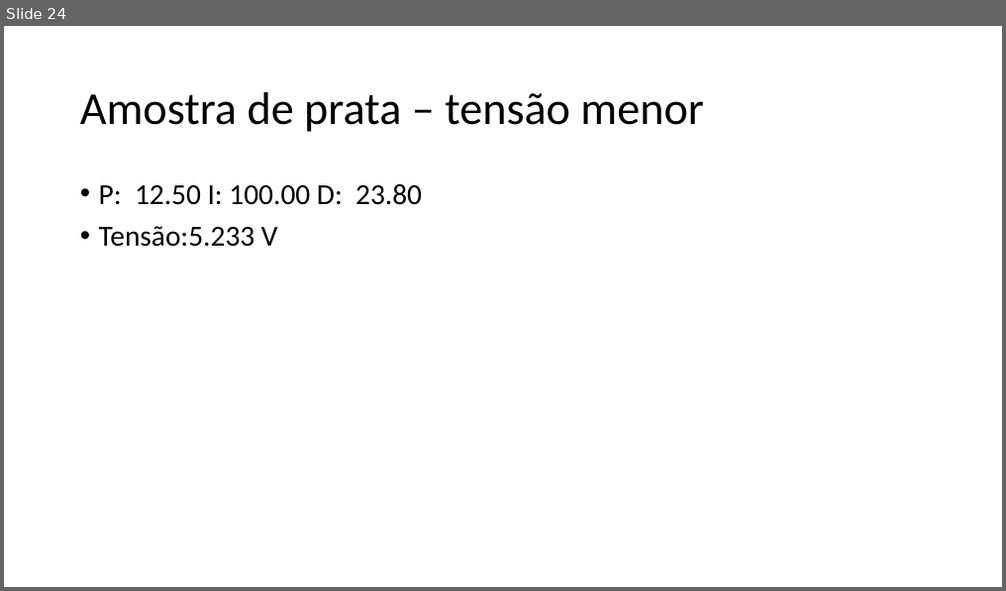
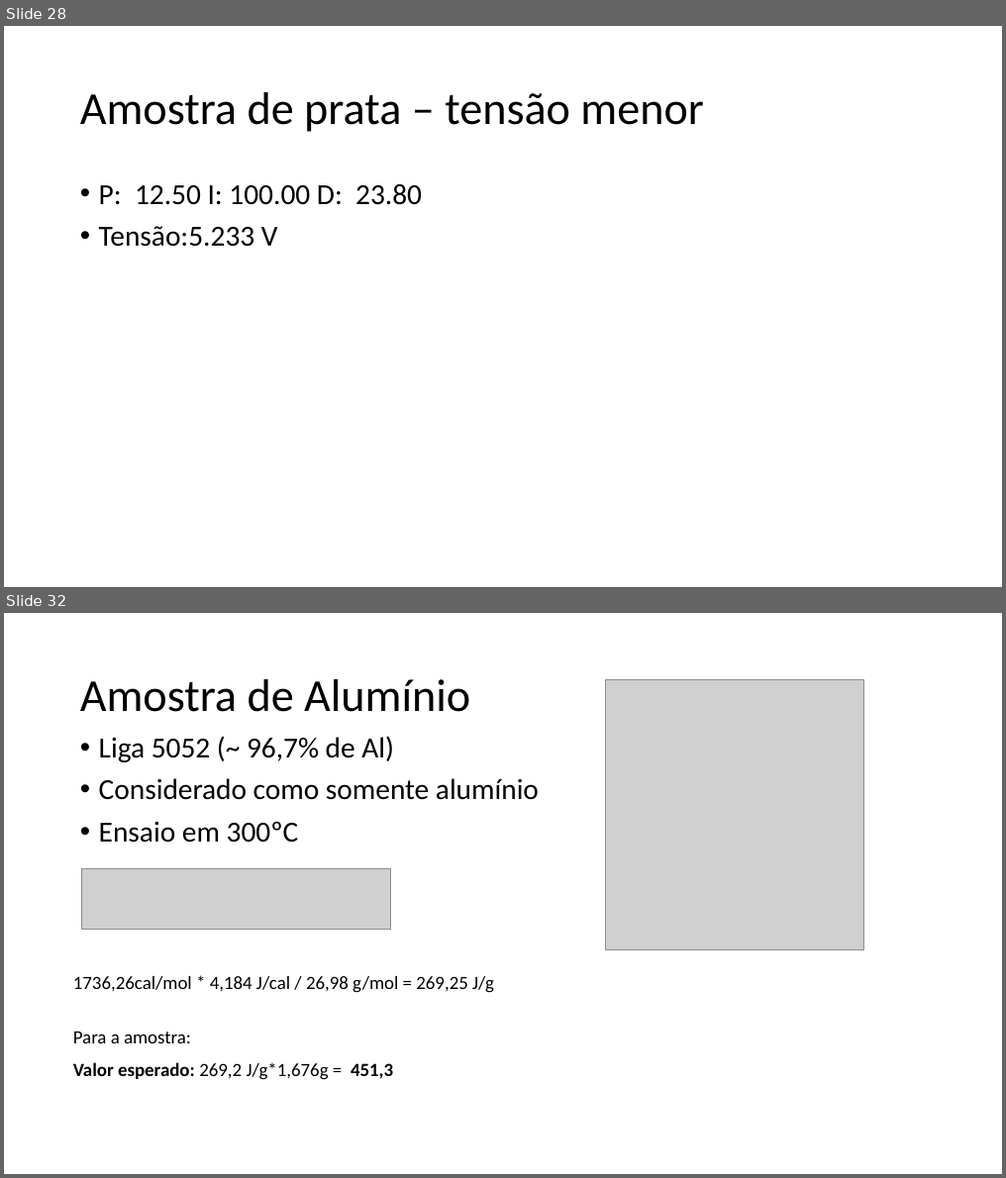
Before and after one commit to gg881/Calorimetro, a slide deck: Análises.pptx. Shown one above the other, each under a label of ours: slide 24 before the commit, slides 28 and 32 after it; the slides between them are not shown. The pictures are 1006x591 and 1006x1178 pixels, drawn with LibreOffice and Linux fonts; fonts in the diff are those of the drawing; grey boxes stand for pictures. Boxes give left, top, right and bottom in pixels: in the first picture for what was removed or moved away, otherwise in the second. Text is boxed around its words. In the diff, an @@ line names an element or a change of style, - is before the commit and + after.

```diff
--- a/Análises.pptx
+++ b/Análises.pptx
@@ slide 32 added at (x1=4, y1=613, x2=1002, y2=1174), background #FFFFFF @@
@@ title added at (x1=80, y1=679, x2=470, y2=712), 44 pt, text #000000 @@
+Amostra de Alumínio
@@ picture added at (x1=605, y1=679, x2=864, y2=950) @@
@@ text added at (x1=99, y1=736, x2=539, y2=843), 28 pt, text #000000 @@
+• Liga 5052 (~ 96,7% de Al)
+• Considerado como somente alumínio
+• Ensaio em 300ºC
@@ picture added at (x1=82, y1=869, x2=390, y2=930) @@
@@ text added at (x1=73, y1=976, x2=494, y2=993), 18 pt, text #000000 @@
+1736,26cal/mol * 4,184 J/cal / 26,98 g/mol = 269,25 J/g
@@ text added at (x1=73, y1=1032, x2=393, y2=1080), 18 pt, text #000000 @@
+Para a amostra:
+Valor esperado: 269,2 J/g*1,676g = 451,3
@@ what was slide 24 is now slide 28 @@
```
Also in this commit, not shown: 12 slides changed, 9 other slides added, 1 slide removed, 37 other files.
